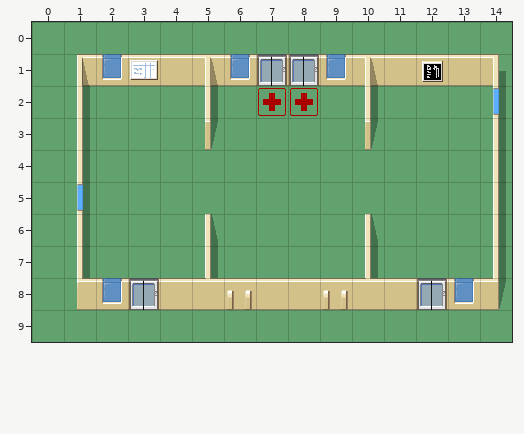
Tiled map -- data/levels/tutorial4.tmx. Above is the file before it was changed.
Cells are 32x32 px. Shown: x 0..14, y 0..9.
Once edited:
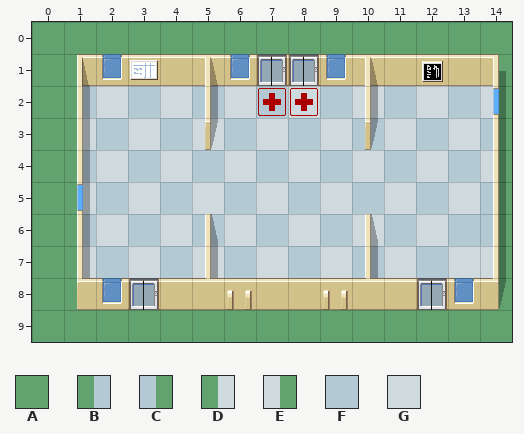
Key: from "hospital_256": A 4, B 12, C 13, D 20, E 21, F 30, G 31.
_ is an empty cell, . an unchanged one.
What changed:
--- layer "floor"
@@ x 1..14 @@
- 2 AAAAAAAAAAAAAA
- 3 AAAAAAAAAAAAAA
- 4 AAAAAAAAAAAAAA
- 5 AAAAAAAAAAAAAA
- 6 AAAAAAAAAAAAAA
- 7 AAAAAAAAAAAAAA
+ 2 BGFGFGFGFGFGFE
+ 3 DFGFGFGFGFGFGC
+ 4 BGFGFGFGFGFGFE
+ 5 DFGFGFGFGFGFGC
+ 6 BGFGFGFGFGFGFC
+ 7 DFGFGFGFGFGFGE
Pixel boxes of the changes (left, top, right, bottom) in both pictures:
changed: (83, 86, 493, 278)
